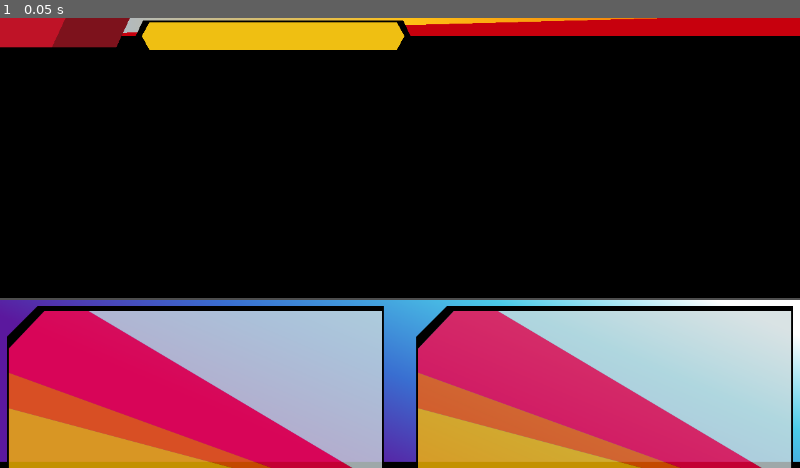
Above: before the commit, frame 1.
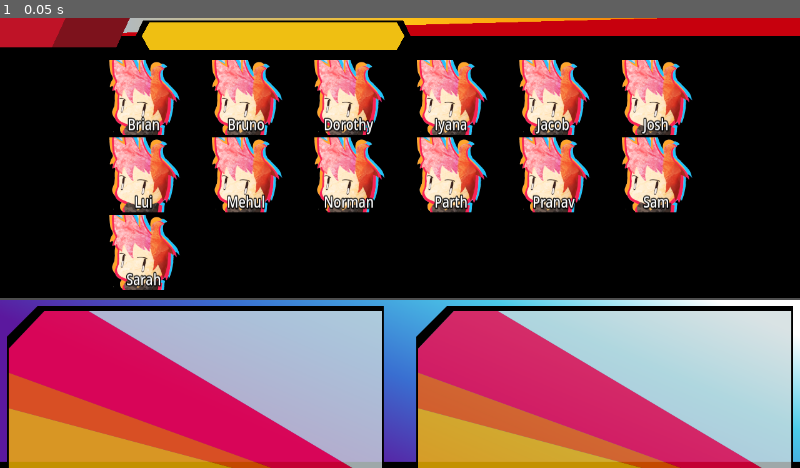
Above: after the commit, the same moment.

Repository: fractal-bootcamp/stevensebexen.super-fractal-bros
Game: Godot game, scene res://scenes/Ui.tscn
Same seed, same stepped clock (60 frames per second), same inputs: the game is played once before the commit and once after it.
Inputs:
- Up to frame 1 (0.05 s): no input

The runs differ from the first frame. In frame 1, 15% of the frame differs, in the area x 13-87%, y 9-61%.

Commit message:
Made character portrait generation dynamic.

Diff:
--- /dev/null
+++ b/assets/PlayerBg.svg
@@ -0,0 +1,45 @@
+<?xml version="1.0" encoding="UTF-8" standalone="no"?>
+<!-- Created with Inkscape (http://www.inkscape.org/) -->
+
+<svg
+   width="1280"
+   height="720"
+   viewBox="0 0 1280 720.00003"
+   version="1.1"
+   id="svg1"
+   xmlns:xlink="http://www.w3.org/1999/xlink"
+   xmlns="http://www.w3.org/2000/svg"
+   xmlns:svg="http://www.w3.org/2000/svg">
+  <defs
+     id="defs1">
+    <linearGradient
+       id="linearGradient1">
+      <stop
+         style="stop-color:#e72929;stop-opacity:0.76868802;"
+         offset="0"
+         id="stop1" />
+      <stop
+         style="stop-color:#7489f0;stop-opacity:1;"
+         offset="0.99989998"
+         id="stop2" />
+    </linearGradient>
+    <linearGradient
+       xlink:href="#linearGradient1"
+       id="linearGradient2"
+       x1="0"
+       y1="360"
+       x2="1280"
+       y2="360"
+       gradientUnits="userSpaceOnUse" />
+  </defs>
+  <g
+     id="layer1">
+    <rect
+       style="fill:url(#linearGradient2);fill-opacity:0.768688;stroke-width:3.00094;stroke-linecap:round;stroke-miterlimit:10"
+       id="rect1"
+       width="1280"
+       height="720"
+       x="0"
+       y="0" />
+  </g>
+</svg>
--- /dev/null
+++ b/project-files/PlayerWindow.svg
@@ -0,0 +1,71 @@
+<?xml version="1.0" encoding="UTF-8" standalone="no"?>
+<!-- Created with Inkscape (http://www.inkscape.org/) -->
+
+<svg
+   width="603"
+   height="259"
+   viewBox="0 0 603 259"
+   version="1.1"
+   id="svg1"
+   inkscape:version="1.4-beta (62f545ba, 2024-04-22)"
+   sodipodi:docname="PlayerWindow.svg"
+   inkscape:export-filename="PlayerWindow.svg"
+   inkscape:export-xdpi="96"
+   inkscape:export-ydpi="96"
+   xmlns:inkscape="http://www.inkscape.org/namespaces/inkscape"
+   xmlns:sodipodi="http://sodipodi.sourceforge.net/DTD/sodipodi-0.dtd"
+   xmlns="http://www.w3.org/2000/svg"
+   xmlns:svg="http://www.w3.org/2000/svg">
+  <sodipodi:namedview
+     id="namedview1"
+     pagecolor="#ffffff"
+     bordercolor="#000000"
+     borderopacity="0.25"
+     inkscape:showpageshadow="2"
+     inkscape:pageopacity="0.0"
+     inkscape:pagecheckerboard="0"
+     inkscape:deskcolor="#d1d1d1"
+     inkscape:document-units="px"
+     inkscape:zoom="1.0482005"
+     inkscape:cx="214.17658"
+     inkscape:cy="293.35991"
+     inkscape:window-width="1792"
+     inkscape:window-height="1092"
+     inkscape:window-x="0"
+     inkscape:window-y="28"
+     inkscape:window-maximized="0"
+     inkscape:current-layer="layer1" />
+  <defs
+     id="defs1" />
+  <g
+     inkscape:label="Layer 1"
+     inkscape:groupmode="layer"
+     id="layer1">
+    <path
+       id="path1"
+       style="fill:#000000;fill-opacity:1;stroke:none;stroke-width:0.794;stroke-linecap:round;stroke-miterlimit:10"
+       d="M 49 0 L 0 49 L 0 259 L 3 259 L 3 68 L 60 8 L 600 8 L 600 259 L 603 259 L 603 0 L 49 0 z " />
+    <path
+       style="display:none;fill:#fe0043;fill-opacity:0.768688;stroke:none;stroke-width:0.793999;stroke-linecap:round;stroke-miterlimit:10"
+       d="M 3,68 60,8 H 600 V 259 H 3"
+       id="path3"
+       inkscape:label="inner_base" />
+    <path
+       id="path4"
+       style="fill:#fe0043;fill-opacity:0.768688;stroke:none;stroke-width:3.00094;stroke-linecap:round;stroke-miterlimit:10"
+       d="M 60 8 L 3 68 L 3 106.5957 L 423.63672 259 L 552.73438 259 L 131.17188 8 L 60 8 z " />
+    <path
+       id="path5"
+       style="fill:#fe5f00;fill-opacity:0.76868802;stroke:none;stroke-width:3.00094;stroke-linecap:round;stroke-miterlimit:10"
+       d="M 3 106.5957 L 3 163.5 L 361.57227 259 L 423.63672 259 L 3 106.5957 z " />
+    <path
+       id="path6"
+       style="fill:#febb00;fill-opacity:0.76868802;stroke:none;stroke-width:3.00094;stroke-linecap:round;stroke-miterlimit:10"
+       d="M 3 163.5 L 3 259 L 361.57227 259 L 3 163.5 z " />
+    <path
+       id="path7"
+       style="fill:#cddadc;fill-opacity:0.76868832;stroke:none;stroke-width:0.793999;stroke-linecap:round;stroke-miterlimit:10"
+       inkscape:label="inner_base"
+       d="M 131.17188 8 L 552.73438 259 L 600 259 L 600 8 L 131.17188 8 z " />
+  </g>
+</svg>
--- /dev/null
+++ b/project-files/gradient.svg
@@ -0,0 +1,75 @@
+<?xml version="1.0" encoding="UTF-8" standalone="no"?>
+<!-- Created with Inkscape (http://www.inkscape.org/) -->
+
+<svg
+   width="1280"
+   height="720"
+   viewBox="0 0 1280 720.00003"
+   version="1.1"
+   id="svg1"
+   inkscape:export-filename="PlayerBg.svg"
+   inkscape:export-xdpi="96"
+   inkscape:export-ydpi="96"
+   inkscape:version="1.4-beta (62f545ba, 2024-04-22)"
+   sodipodi:docname="gradient.svg"
+   xmlns:inkscape="http://www.inkscape.org/namespaces/inkscape"
+   xmlns:sodipodi="http://sodipodi.sourceforge.net/DTD/sodipodi-0.dtd"
+   xmlns:xlink="http://www.w3.org/1999/xlink"
+   xmlns="http://www.w3.org/2000/svg"
+   xmlns:svg="http://www.w3.org/2000/svg">
+  <sodipodi:namedview
+     id="namedview1"
+     pagecolor="#ffffff"
+     bordercolor="#000000"
+     borderopacity="0.25"
+     inkscape:showpageshadow="2"
+     inkscape:pageopacity="0.0"
+     inkscape:pagecheckerboard="0"
+     inkscape:deskcolor="#d1d1d1"
+     inkscape:document-units="px"
+     inkscape:zoom="0.52410024"
+     inkscape:cx="647.77684"
+     inkscape:cy="519.9387"
+     inkscape:window-width="1792"
+     inkscape:window-height="1120"
+     inkscape:window-x="0"
+     inkscape:window-y="0"
+     inkscape:window-maximized="0"
+     inkscape:current-layer="layer1" />
+  <defs
+     id="defs1">
+    <linearGradient
+       id="linearGradient1"
+       inkscape:collect="always">
+      <stop
+         style="stop-color:#e72929;stop-opacity:0.76868802;"
+         offset="0"
+         id="stop1" />
+      <stop
+         style="stop-color:#7489f0;stop-opacity:1;"
+         offset="0.99989998"
+         id="stop2" />
+    </linearGradient>
+    <linearGradient
+       inkscape:collect="always"
+       xlink:href="#linearGradient1"
+       id="linearGradient2"
+       x1="0"
+       y1="360"
+       x2="1280"
+       y2="360"
+       gradientUnits="userSpaceOnUse" />
+  </defs>
+  <g
+     inkscape:label="Layer 1"
+     inkscape:groupmode="layer"
+     id="layer1">
+    <rect
+       style="fill:url(#linearGradient2);fill-opacity:0.768688;stroke-width:3.00094;stroke-linecap:round;stroke-miterlimit:10"
+       id="rect1"
+       width="1280"
+       height="720"
+       x="0"
+       y="0" />
+  </g>
+</svg>
--- a/project.godot
+++ b/project.godot
@@ -24,5 +24,6 @@
 
 [rendering]
 
+textures/canvas_textures/default_texture_filter=2
 renderer/rendering_method="gl_compatibility"
 renderer/rendering_method.mobile="gl_compatibility"
--- /dev/null
+++ b/scenes/CharacterSelect/CharacterCard.gd
@@ -0,0 +1,22 @@
+extends Control
+
+@export var bg_scroll_speed: Vector2
+@export var portrait: Texture2D
+@export var character_name: String
+
+var bg_offset: Vector2
+
+# Called when the node enters the scene tree for the first time.
+func _ready():
+	custom_minimum_size = size
+	$Portrait.texture = portrait
+	$NameLabel.text = character_name
+	pass
+
+
+# Called every frame. 'delta' is the elapsed time since the previous frame.
+func _process(delta):
+	bg_offset += bg_scroll_speed * delta
+	$Background.region_rect.size = size
+	$Background.region_rect.position = position + bg_offset
+	pass
--- /dev/null
+++ b/scenes/CharacterSelect/CharacterCard.tscn
@@ -0,0 +1,52 @@
+[gd_scene load_steps=5 format=3 uid="uid://bta3uiqb027ph"]
+
+[ext_resource type="Texture2D" uid="uid://4cgp4awjp4eu" path="res://assets/PlayerBg.svg" id="1_mmpyd"]
+[ext_resource type="Script" path="res://scenes/CharacterSelect/CharacterCard.gd" id="1_yodl8"]
+
+[sub_resource type="SystemFont" id="SystemFont_howkp"]
+font_names = PackedStringArray("Arial Black")
+allow_system_fallback = false
+
+[sub_resource type="LabelSettings" id="LabelSettings_ewv6j"]
+line_spacing = -8.0
+font = SubResource("SystemFont_howkp")
+font_size = 20
+outline_size = 5
+outline_color = Color(0, 0, 0, 1)
+shadow_size = 3
+shadow_color = Color(0, 0, 0, 0.419608)
+
+[node name="CharacterCard" type="Control"]
+texture_repeat = 2
+layout_mode = 3
+anchors_preset = 0
+offset_right = 160.0
+offset_bottom = 120.0
+script = ExtResource("1_yodl8")
+bg_scroll_speed = Vector2(100, 50)
+
+[node name="Background" type="Sprite2D" parent="."]
+texture = ExtResource("1_mmpyd")
+centered = false
+region_enabled = true
+
+[node name="Portrait" type="TextureRect" parent="."]
+layout_mode = 0
+offset_left = 20.0
+offset_right = 140.0
+offset_bottom = 120.0
+expand_mode = 1
+
+[node name="NameLabel" type="Label" parent="."]
+layout_mode = 1
+anchors_preset = 2
+anchor_top = 1.0
+anchor_bottom = 1.0
+offset_top = -36.0
+offset_right = 160.0
+offset_bottom = -6.0
+grow_vertical = 0
+scale = Vector2(1, 1.3)
+label_settings = SubResource("LabelSettings_ewv6j")
+horizontal_alignment = 1
+autowrap_mode = 2
--- /dev/null
+++ b/scenes/CharacterSelect/CharacterSelect.gd
@@ -0,0 +1,26 @@
+extends Control
+
+var CHARACTER_NAMES: Array[String] = [
+	"Brian", "Bruno", "Dorothy", "Iyana", "Jacob",
+	"Josh", "Lui", "Mehul", "Norman", "Parth",
+	"Pranav", "Sam", "Sarah", "Steven"
+]
+
+var CharacterCard = load("res://scenes/CharacterSelect/CharacterCard.tscn")
+
+# Called when the node enters the scene tree for the first time.
+func _ready():
+	create_character_card_box()
+
+
+# Called every frame. 'delta' is the elapsed time since the previous frame.
+func _process(delta):
+	pass
+
+
+func create_character_card_box():
+	for i in range(0, CHARACTER_NAMES.size() - 1):
+		var character_card = CharacterCard.instantiate()
+		character_card.portrait = load("res://assets/portraits/%s.png" % CHARACTER_NAMES[i].to_lower())
+		character_card.character_name = CHARACTER_NAMES[i]
+		$CharacterCards.add_child(character_card)
--- a/scenes/CharacterSelect/CharacterSelect.tscn
+++ b/scenes/CharacterSelect/CharacterSelect.tscn
@@ -1,4 +1,8 @@
-[gd_scene format=3 uid="uid://dyap1c6yob63d"]
+[gd_scene load_steps=3 format=3 uid="uid://dyap1c6yob63d"]
+
+[ext_resource type="Script" path="res://scenes/CharacterSelect/CharacterSelect.gd" id="1_6dvju"]
+
+[sub_resource type="Theme" id="Theme_wxc2m"]
 
 [node name="CharacterSelect" type="Control"]
 layout_mode = 3
@@ -8,9 +12,24 @@
 offset_bottom = -326.0
 grow_horizontal = 2
 grow_vertical = 2
+script = ExtResource("1_6dvju")
 
 [node name="Background" type="ColorRect" parent="."]
 layout_mode = 0
 offset_right = 1280.0
 offset_bottom = 394.0
 color = Color(0, 0, 0, 1)
+
+[node name="CharacterCards" type="GridContainer" parent="."]
+layout_mode = 1
+anchors_preset = 8
+anchor_left = 0.5
+anchor_top = 0.5
+anchor_right = 0.5
+anchor_bottom = 0.5
+grow_horizontal = 2
+grow_vertical = 2
+theme = SubResource("Theme_wxc2m")
+theme_override_constants/h_separation = 4
+theme_override_constants/v_separation = 4
+columns = 6
Not shown, added: assets/PlayerBg.svg.import
Binary file added: assets/portraits/brian.png
Not shown, added: assets/portraits/brian.png.import
Binary file added: assets/portraits/bruno.png
Not shown, added: assets/portraits/bruno.png.import
Binary file added: assets/portraits/dorothy.png
Not shown, added: assets/portraits/dorothy.png.import
Binary file added: assets/portraits/iyana.png
Not shown, added: assets/portraits/iyana.png.import
Binary file added: assets/portraits/jacob.png
Not shown, added: assets/portraits/jacob.png.import
Binary file added: assets/portraits/josh.png
(and 22 more such lines)
